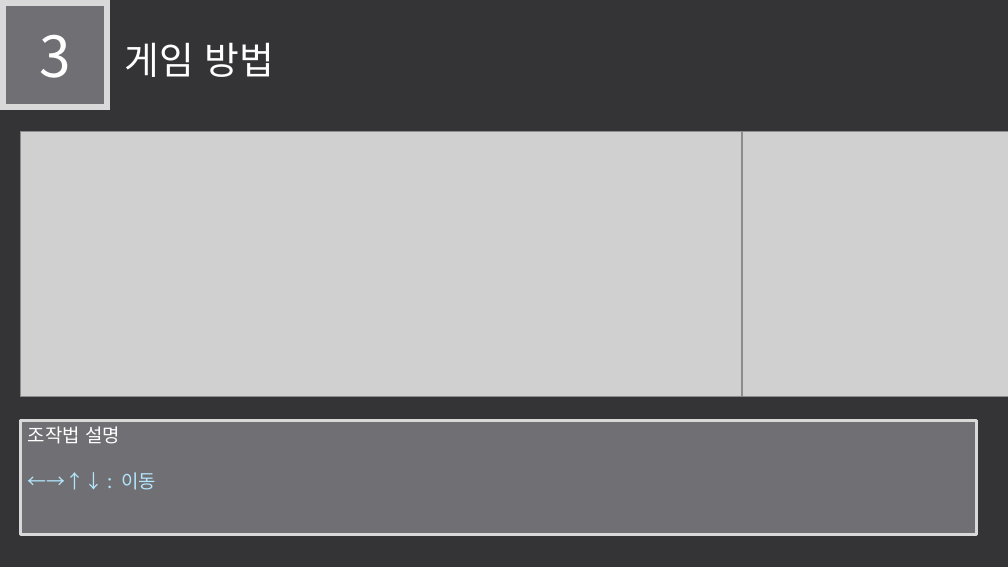
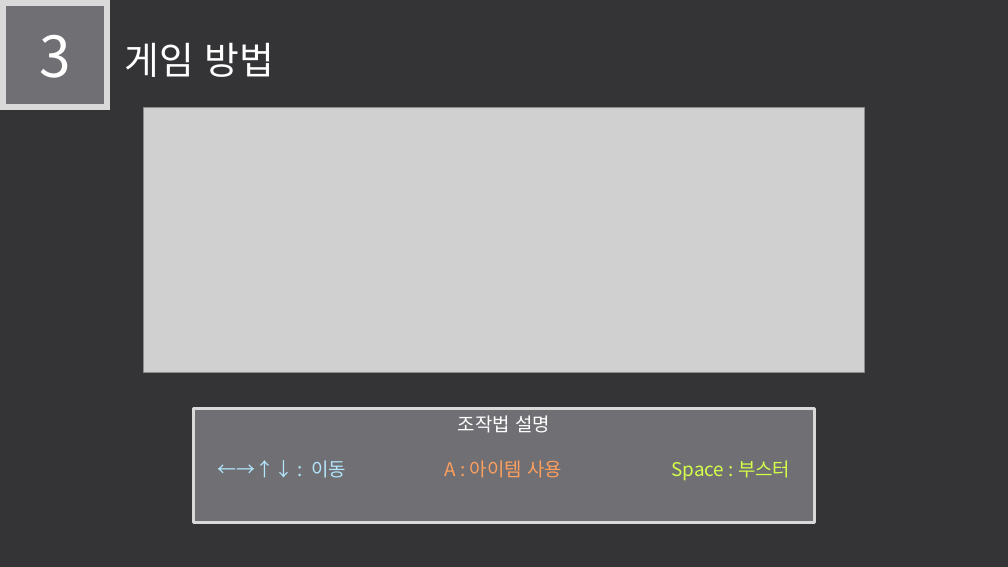
Before and after one commit to LEGO0937/Our_Project, a slide deck: slide 7 of 기획단계/졸작 제안서_α.pptx. Drawn at 1008x567 pixels with LibreOffice and Linux fonts; fonts in the diff are those of the drawing; grey boxes stand for pictures. Boxes give left, top, right and bottom in pixels: in the first picture for what was removed or moved away, otherwise in the second. Text is boxed around its words. In the diff, an @@ line names an element or a change of style, - is before the commit and + after.

```diff
--- a/기획단계/졸작 제안서_α.pptx
+++ b/기획단계/졸작 제안서_α.pptx
@@ picture: place and size @@
-picture at (20,131,742,396)
+picture at (144,107,865,373)
@@ picture removed at (743,131,1008,396) @@
@@ rectangle "조작법 설명": place and size @@
-rectangle "조작법 설명" at (20,420,977,535)
+rectangle "조작법 설명" at (194,408,815,523)
@@ text in rectangle at (458,415,550,433): alignment left to centre @@
@@ text in rectangle at (311,460,790,481): text changed; text colour #B3E5FC to #D3FF4A @@
-←→↑↓ : 이동
+←→↑↓ : 이동 A : 아이템 사용 Space : 부스터
```
Also in this commit, not shown: 4 other slides changed, 1 slide removed.
